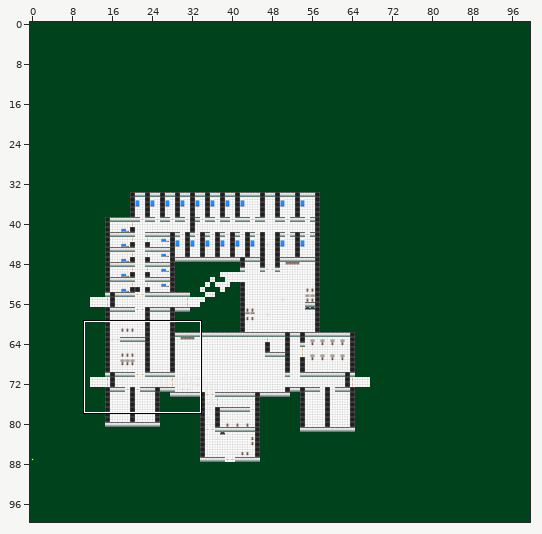
Two states of a Tiled map, ALPHA TEX/world4.tmx. The picture above shows the old version from afar; the outline marks the close-up.
Close-up. The starting point:
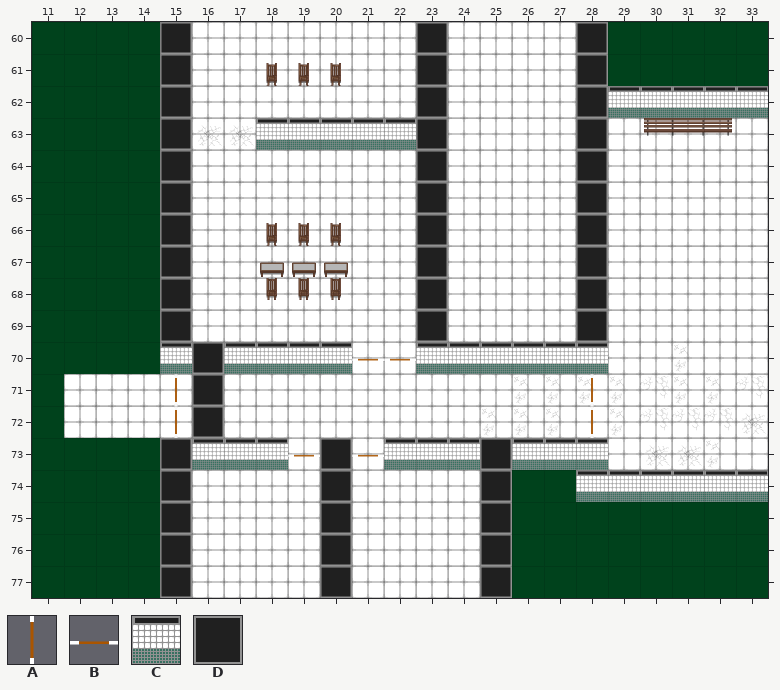
Cells are 64x64 px. Shown: x 11..33, y 60..77. The commit also changed other parts of the map, which this record leaves out.
Key: from "alpha_sprite_sheet": A 9, B 10; from "floor_wall_sheet": C 5, D 6.
_ is an empty cell.
Layers that did not change in this view are not listed.
Layer "väggar" before, first column x 11:
60 ____D_______D____D_____
61 ____D_______D____D_____
62 ____D_______D____DCCCCC
63 ____D__CCCCCD____D_____
64 ____D_______D____D_____
65 ____D_______D____D_____
66 ____D_______D____D_____
67 ____D_______D____D_____
68 ____D_______D____D_____
69 ____D_______D____D_____
70 ____CDCCCC__CCCCCC_____
71 _____D_________________
72 _____D_________________
73 ____DCCC_D_CCCDCCC_____
74 ____D____D____D__CCCCCC
75 ____D____D____D________
76 ____D____D____D________
77 ____D____D____D________
Layer "Dörrar" before, first column x 11:
60 _______________________
61 _______________________
62 _______________________
63 _______________________
64 _______________________
65 _______________________
66 _______________________
67 _______________________
68 _______________________
69 _______________________
70 __________BB___________
71 ____A____________A_____
72 ____A____________A_____
73 ________B_B____________
74 _______________________
75 _______________________
76 _______________________
77 _______________________
New version:
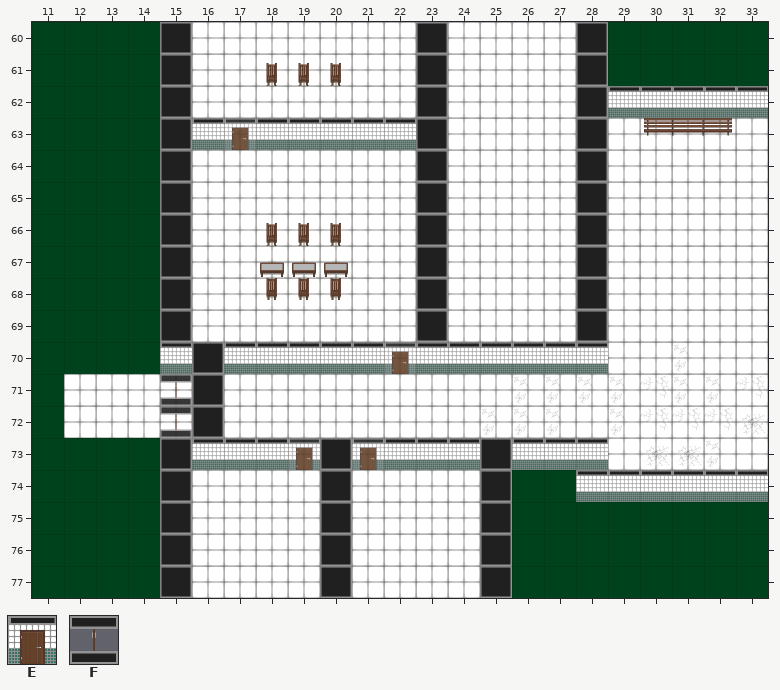
Further tiles: from "floor_wall_sheet": E 7, F 9.
The edit:
Layer "väggar":
Tile C now appears in row 63 at x 16; in row 70 at x 21.
Layer "Dörrar":
The author changed tile B to tile E in row 70 at x 22; in row 73 at x 19 and 21.
Tile E now appears in row 63 at x 17.
The author changed tile A to tile F in rows 71 to 72 at x 15.
Tile A is removed in rows 71 to 72 at x 28.
Tile B is removed in row 70 at x 21.
Pixel boxes of the changes (left, top, right, bottom) in both close-ups:
added: (192, 118, 256, 150)
changed: (352, 342, 416, 374)
changed: (160, 374, 192, 438)
removed: (590, 374, 594, 438)
changed: (288, 438, 320, 470)
changed: (352, 438, 384, 470)
